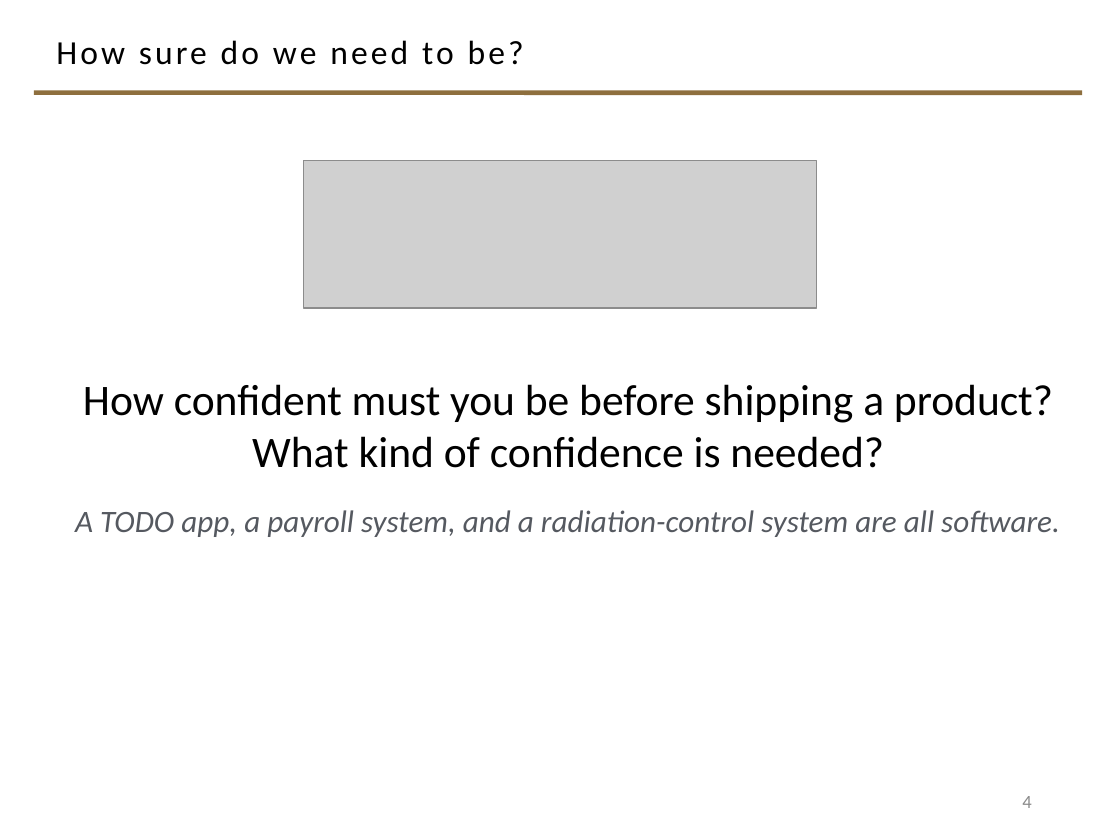
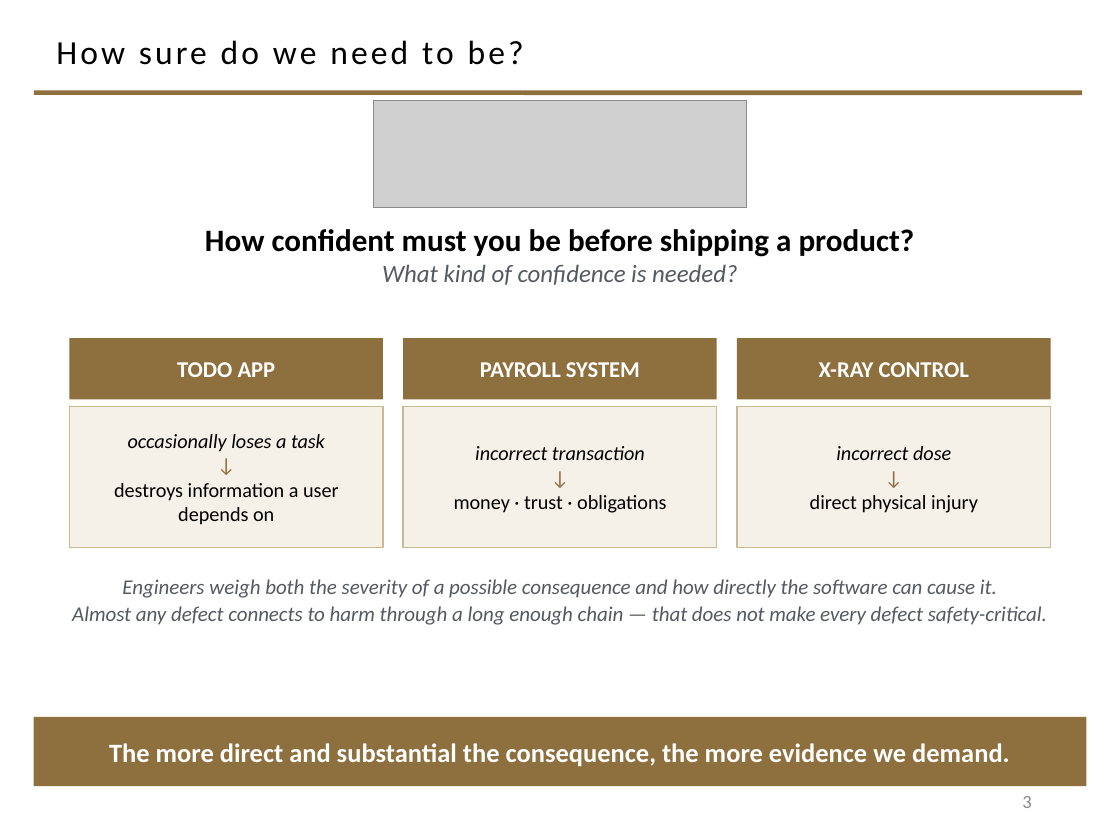
Before and after one commit to davisjam/model-based-agentic-software-engineering, a slide deck: slide 3 of course/lectures/act-1-foundations/08-validation/1-8-Validation.pptx (slide 4 before the commit). Drawn at 1120x840 pixels with LibreOffice and Linux fonts; fonts in the diff are those of the drawing; grey boxes stand for pictures; background and template pictures are left out. Boxes give left, top, right and bottom in pixels: in the first picture for what was removed or moved away, otherwise in the second. Text is boxed around its words. In the diff, an @@ line names an element or a change of style, - is before the commit and + after.

```diff
--- a/course/lectures/act-1-foundations/08-validation/1-8-Validation.pptx
+++ b/course/lectures/act-1-foundations/08-validation/1-8-Validation.pptx
@@ picture: place and size @@
-picture at [304, 160, 816, 308]
+picture at [373, 101, 746, 208]
@@ text "How confident must you be ...": place and size @@
-text "How confident must you be ..." at [83, 384, 1053, 468]
+text "How confident must you be ..." at [205, 229, 915, 285]
@@ text "How confident must you be ..." at [205, 229, 915, 285]: size 28 to 20 pt, bold on in "How confident must you be before shipping ..."; size 28 to 16 pt, text colour #000000 to #555960, italic on in "What kind of confidence is needed?" @@
@@ rectangle added at [69, 338, 383, 400], fill #8E6F3E, 14.5 pt, text #FFFFFF, bold @@
+TODO APP
@@ rectangle added at [403, 338, 717, 400], fill #8E6F3E, 14.5 pt, text #FFFFFF, bold @@
+PAYROLL SYSTEM
@@ rectangle added at [737, 338, 1051, 400], fill #8E6F3E, 14.5 pt, text #FFFFFF, bold @@
+X-RAY CONTROL
@@ rectangle added at [69, 407, 383, 548], fill #F5F1E8, outline #C9B991 1 pt, 13 pt, text #000000 @@
+occasionally loses a task
+↓
+destroys information a user depends on
@@ rectangle added at [403, 407, 717, 548], fill #F5F1E8, outline #C9B991 1 pt, 13 pt, text #000000 @@
+incorrect transaction
+↓
+money · trust · obligations
@@ rectangle added at [737, 407, 1051, 548], fill #F5F1E8, outline #C9B991 1 pt, 13 pt, text #000000 @@
+incorrect dose
+↓
+direct physical injury
@@ text removed at [75, 510, 1060, 537] @@
-A TODO app, a payroll system, and a radiation-control system are all software.
@@ text added at [72, 579, 1047, 625], 13.5 pt, text #555960, italic @@
+Engineers weigh both the severity of a possible consequence and how directly the software can cause it.
+Almost any defect connects to harm through a long enough chain — that does not make every defect safety-critical.
@@ rectangle added at [34, 717, 1086, 786], fill #8E6F3E, 17 pt, text #FFFFFF, bold @@
+The more direct and substantial the consequence, the more evidence we demand.
@@ page number at [1022, 796, 1031, 808]: text changed @@
-4
+3
```
Also in this commit, not shown: 21 other slides changed, 4 slides added, 30 slides removed.
